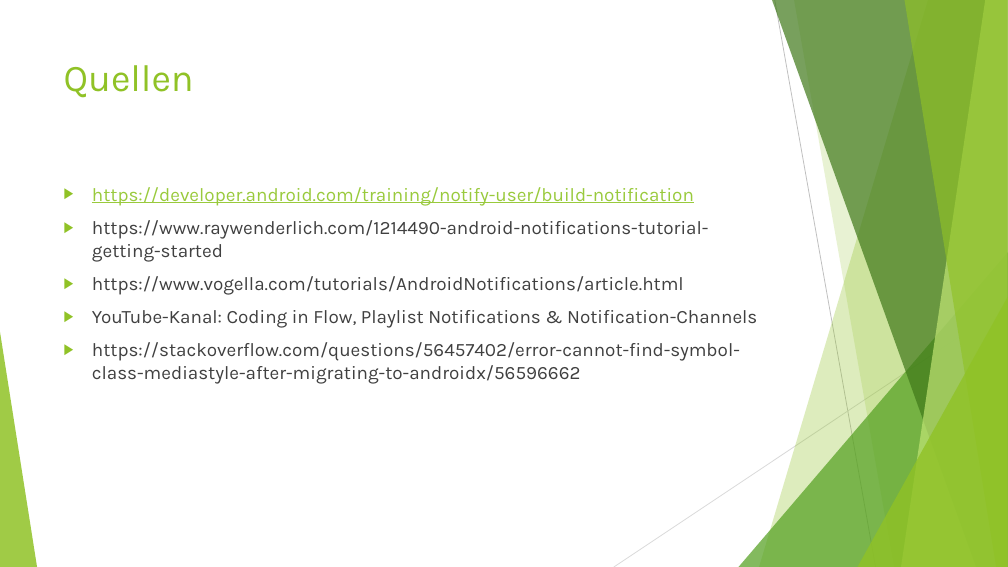
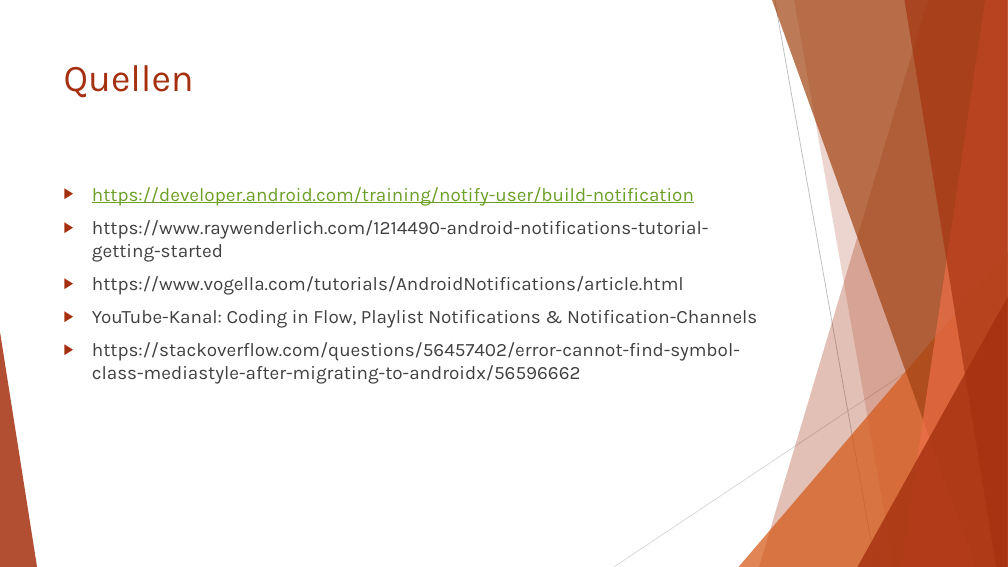
Before and after one commit to Cayleb-Ordo/Notification-Demo, a slide deck: slide 15 of Dokumentation/Präsentation/Push-Notifications.pptx (slide 13 before the commit). Drawn at 1008x567 pixels with LibreOffice and Linux fonts; fonts in the diff are those of the drawing. Boxes give left, top, right and bottom in pixels: in the first picture for what was removed or moved away, otherwise in the second. Text is boxed around its words. In the diff, an @@ line names an element or a change of style, - is before the commit and + after.

```diff
--- a/Dokumentation/Präsentation/Push-Notifications.pptx
+++ b/Dokumentation/Präsentation/Push-Notifications.pptx
@@ freeform shape at (759,0,1008,567): fill #90C226 at 30% opacity to #A5300F at 30% opacity @@
@@ freeform shape at (772,0,1008,567): fill #3F7819 at 70% opacity to #A04210 at 70% opacity @@
@@ freeform shape at (794,0,1008,567): fill #90C226 at 20% opacity to #A5300F at 20% opacity @@
@@ freeform shape at (901,0,1008,567): fill #C0E474 at 70% opacity to #EE6E4A at 70% opacity @@
@@ freeform shape at (904,0,1008,567): fill #90C226 at 65% opacity to #A5300F at 65% opacity @@
@@ title "Quellen" at (64,65,194,98): text colour #90C226 to #A5300F @@
@@ text "https://developer.android.com/training/notify-user/build-not ..." at (92,187,757,384): text colour #99CA3C to #6B9F25 in "https://developer.android.com/training/notify-user/build-not ..."; bullet colour #90C226 to #A5300F @@
@@ triangle at (739,252,1008,567): fill #54A021 at 72% opacity to #D55816 at 72% opacity @@
@@ triangle at (858,297,1008,567): fill #90C226 at 80% opacity to #A5300F at 80% opacity @@
@@ triangle at (0,332,37,567): fill #90C226 at 85% opacity to #A5300F at 85% opacity @@
```
Also in this commit, not shown: 12 other slides changed, 2 slides added, 7 other files.
